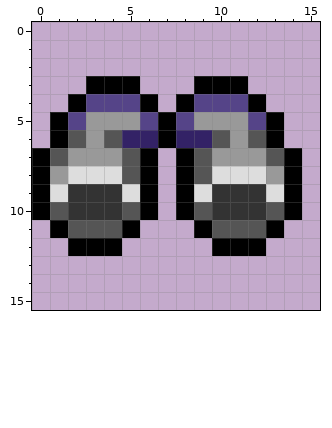
One commit to this pixel-art sprite: img/icons/NEW/Armor/NEW.Armor.Bracers.png. That is the earlier state.
The file is 16x16 pixels.
And afterwards:
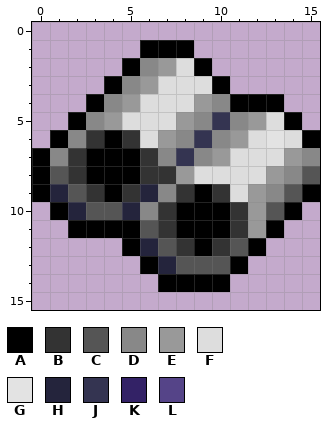
Palette (. is transparent): A #000000  B #333333  C #555555  D #888888  E #999999  F #dddddd  G #e3e3e3  H #24243c  J #343451  K #332266  L #554488
Difference:
@@ x 0..15 @@
  0 ................
- 1 ................
- 2 ................
- 3 ...AAA...AAA....
- 4 ..ALLLA.ALLLA...
- 5 .ALEEELALEEELA..
- 6 .ACECKKAKKCECA..
- 7 ACEEECA.ACEEECA.
- 8 AEFFFCA.ACFFFEA.
- 9 AFBBBFA.AFBBBFA.
-10 ACBBBCA.ACBBBCA.
-11 .ACCCA...ACCCA..
-12 ..AAA.....AAA...
-13 ................
-14 ................
+ 1 ......AAA.......
+ 2 .....ADEFA......
+ 3 ....ADEFFFA.....
+ 4 ...ADEFFFEDAAA..
+ 5 ..ADEFFFEDJDEFA.
+ 6 .ADBABFEDJDEFGFA
+ 7 ADBAAABDJDEFFFED
+ 8 ACBAAABBEFFFFEDC
+ 9 AHCBABHDBABFEDCA
+10 .AHCCHDBAAABECA.
+11 ..AAAACBAAABEA..
+12 .....AHCBABCA...
+13 ......AHCCCA....
+14 .......AAAA.....
 15 ................
Where, in picture pixels (left, top, right, bottom), the same in both pictures:
changed: (32, 40, 320, 292)
